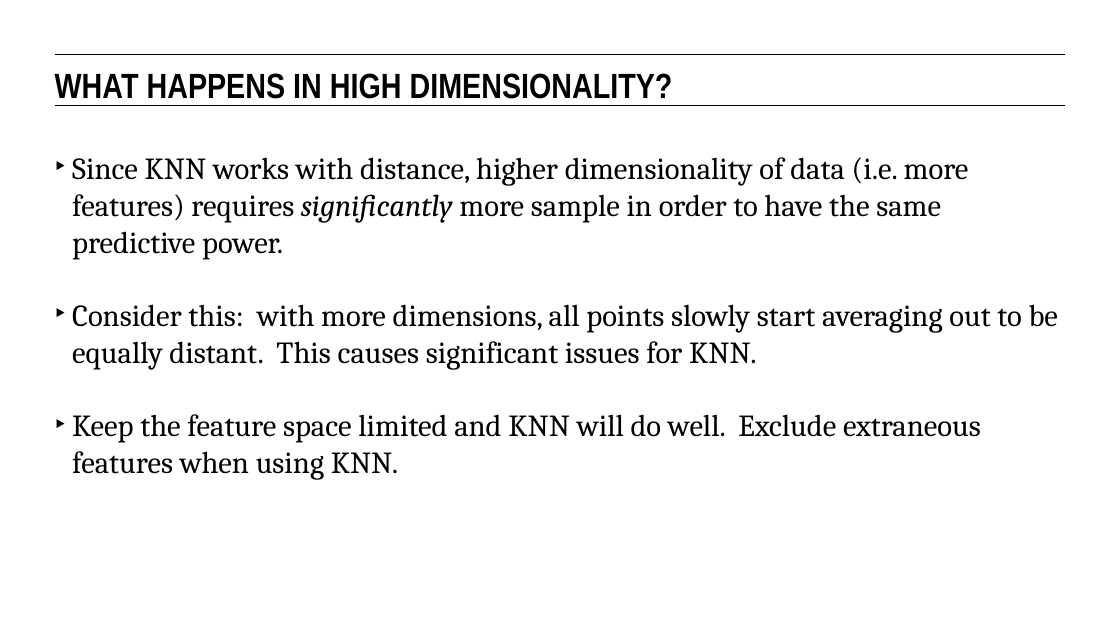
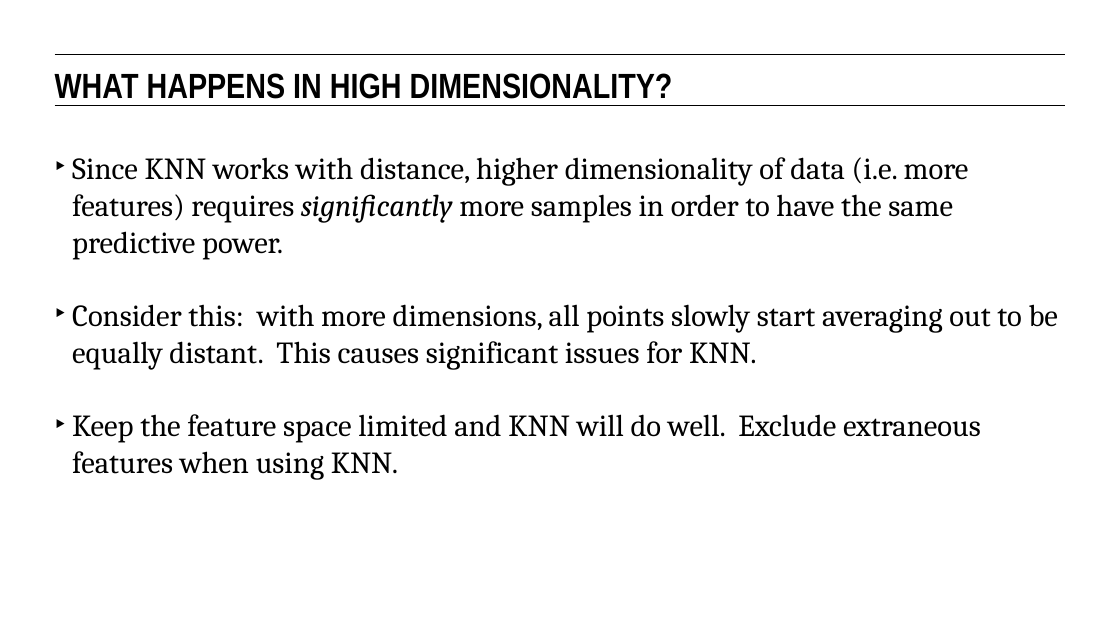
Before and after one commit to eflautt/ga-data-science, a slide deck: slide 35 of lessons/lesson-08/08-intro-to-classification.pptx (slide 33 before the commit). Drawn at 1120x629 pixels with LibreOffice and Linux fonts; fonts in the diff are those of the drawing. Boxes give left, top, right and bottom in pixels: in the first picture for what was removed or moved away, otherwise in the second. Text is boxed around its words. In the diff, an @@ line names an element or a change of style, - is before the commit and + after.

```diff
--- a/lessons/lesson-08/08-intro-to-classification.pptx
+++ b/lessons/lesson-08/08-intro-to-classification.pptx
@@ text at <box>72,157,969,260</box>: text changed @@
-‣ Since KNN works with distance, higher dimensionality of data (i.e. more features) requires significantly more sample in order to have the same predictive power.
+‣ Since KNN works with distance, higher dimensionality of data (i.e. more features) requires significantly more samples in order to have the same predictive power.
```
Also in this commit, not shown: 12 other slides changed, 3 slides added.
